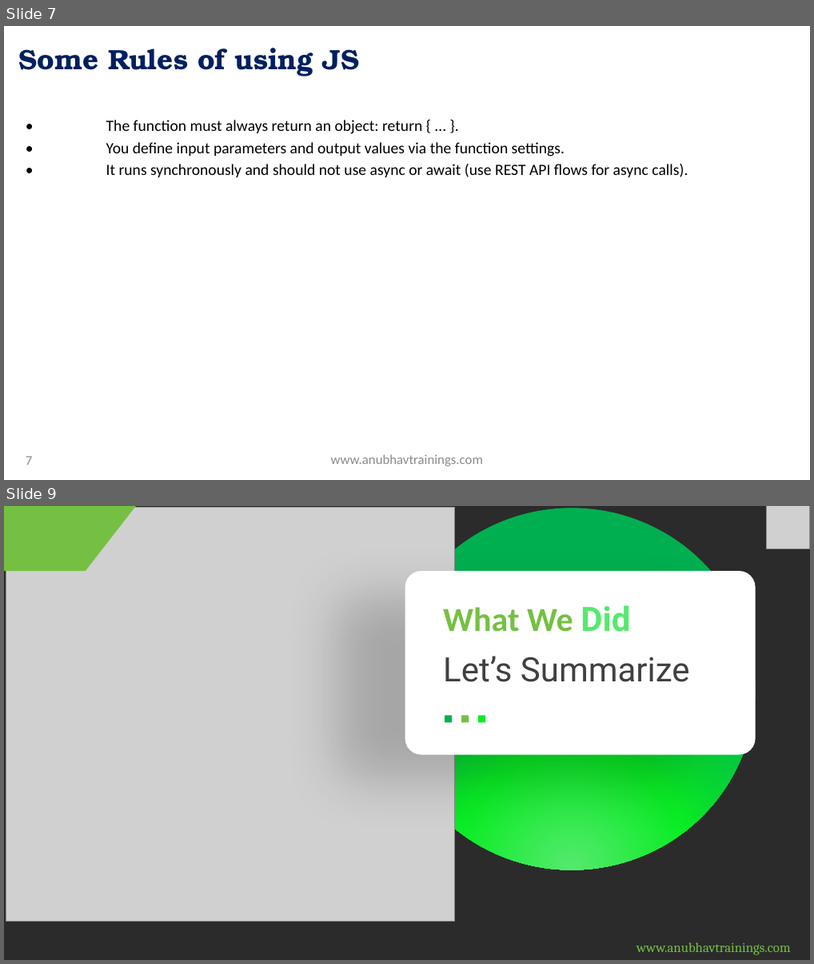
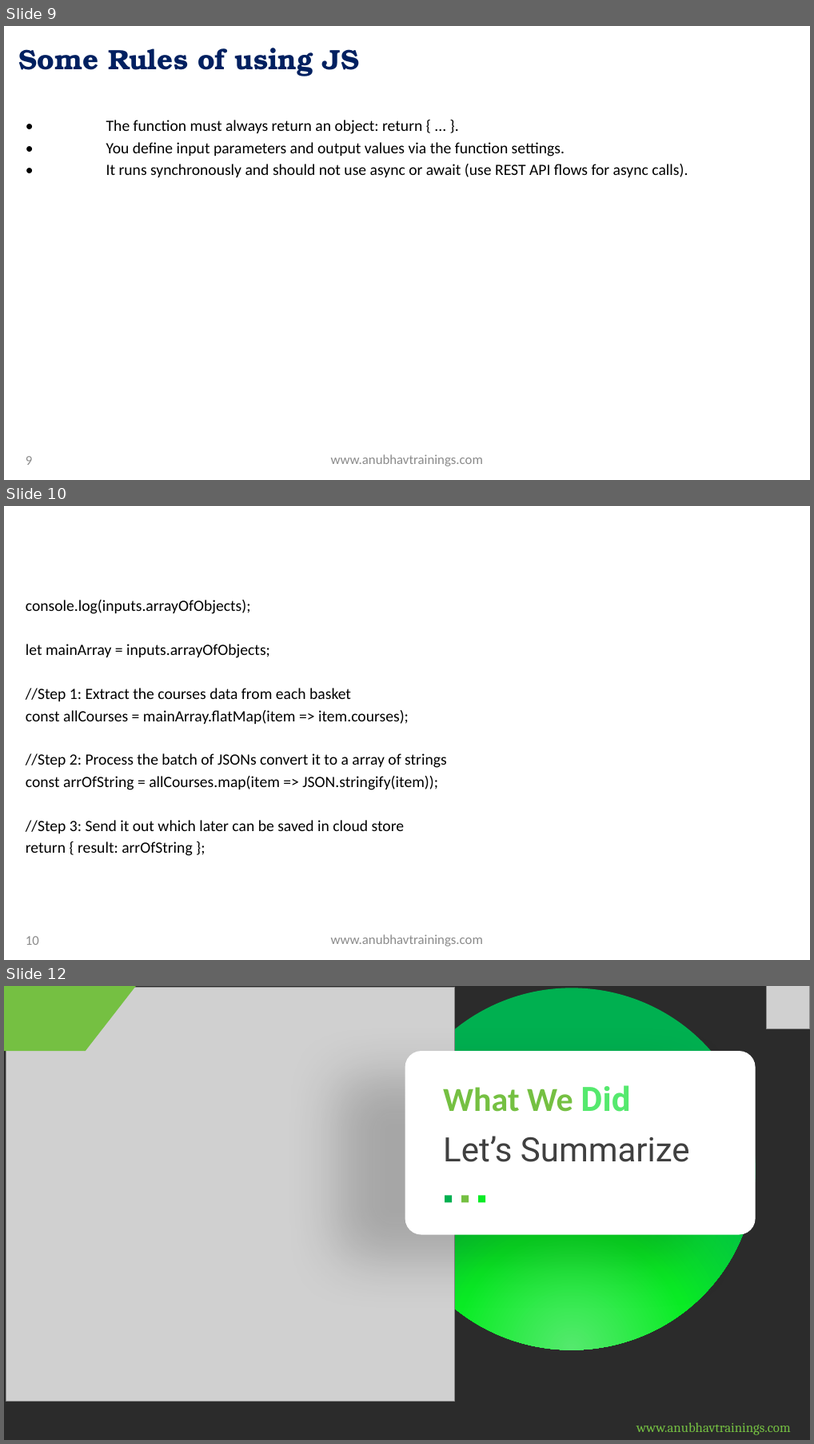
Before and after one commit to soyuztechnologies/SAP_Build_End_to_End, a slide deck: Day 28/SAP Build Training Day 28.pptx. Shown one above the other, each under a label of ours: slides 7 and 9 before the commit, slides 9, 10 and 12 after it; the slides between them are not shown. The pictures are 814x964 and 814x1444 pixels, drawn with LibreOffice and Linux fonts; fonts in the diff are those of the drawing; grey boxes stand for pictures; background and template pictures are left out; a plain dark background stands for a picture behind light text. Boxes give left, top, right and bottom in pixels: in the first picture for what was removed or moved away, otherwise in the second. Text is boxed around its words. In the diff, an @@ line names an element or a change of style, - is before the commit and + after.

Commit message:
Auto bot updater Build Course

```diff
--- a/Day 28/SAP Build Training Day 28.pptx
+++ b/Day 28/SAP Build Training Day 28.pptx
@@ slide 10 added at (x1=4, y1=506, x2=810, y2=960), background picture (left out) @@
@@ text added at (x1=26, y1=600, x2=447, y2=856), 14 pt, text #000000 @@
+console.log(inputs.arrayOfObjects);
+let mainArray = inputs.arrayOfObjects;
+//Step 1: Extract the courses data from each basket
+const allCourses = mainArray.flatMap(item => item.courses);
+//Step 2: Process the batch of JSONs convert it to a array of strings
+const arrOfString = allCourses.map(item => JSON.stringify(item));
+//Step 3: Send it out which later can be saved in cloud store
+return { result: arrOfString };
@@ page number added at (x1=26, y1=936, x2=39, y2=944), 12 pt, text #8C8C8C @@
+10
@@ text added at (x1=331, y1=934, x2=483, y2=946), 12 pt, text #8C8C8C @@
+www.anubhavtrainings.com
@@ what was slide 7 is now slide 9 @@
@@ page number at (x1=26, y1=456, x2=32, y2=464): text changed @@
-7
+9
@@ what was slide 9 is now slide 12 @@
```
Also in this commit, not shown: 2 slides changed, 2 other slides added, 3 other files.
